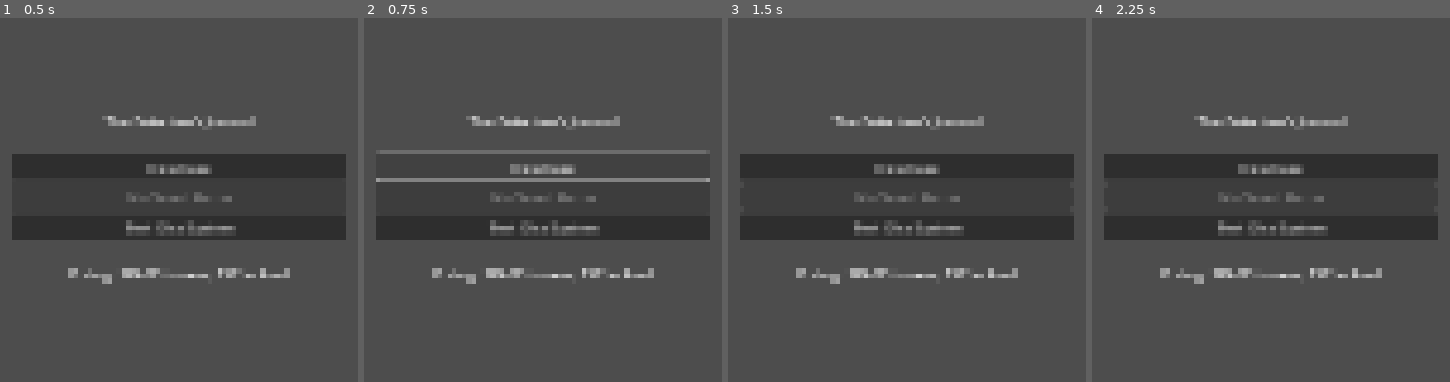
Above: before the commit, frames 1-4 (left to right).
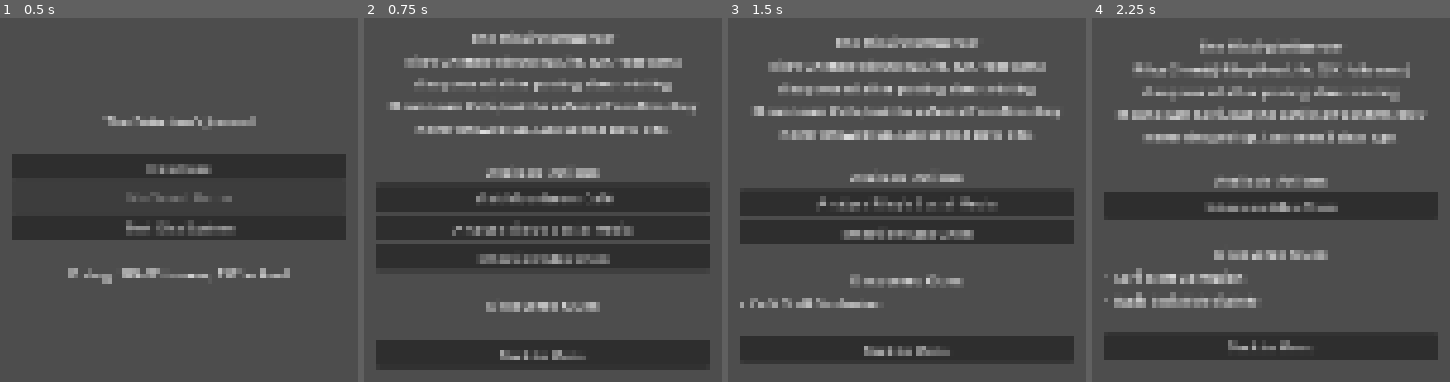
Above: after the commit, the same moments.

Repository: odhranhardy/detectivesjournal
Game: Godot game, scene res://scenes/main.tscn
Two runs of this game, one before a commit and one after it. Both use one fixed random seed, a clock stepped at 60 frames per second and the inputs below.
Inputs (mouse positions are in pixels of both pictures, inside the frame that each line leads up to):
- Up to frame 1 (0.5 s): no input
- Up to frame 2 (0.75 s): click "New Case" at 0.5 s
- Up to frame 3 (1.5 s): click (907, 196) at 1.25 s, where only the run after the commit has a clickable "Visit Moonbeam Café"
- Up to frame 4 (2.25 s): click (1271, 200) at 2 s, where only the run after the commit has a clickable "Analyze Riley's Social Media"

Frame 1 is identical in both runs. In frame 2, 26% of the frame differs, in the area x 3-97%, y 4-97%; in frame 3, 27%; in frame 4, 30%, in the area x 3-97%, y 5-94%.

Commit message:
feat: add investigation scene with dynamic case and action management
Co-authored-by: aider (openrouter/anthropic/claude-sonnet-4) <aider@aider.chat>

Diff:
--- /dev/null
+++ b/scenes/investigation/Investigation.tscn
@@ -0,0 +1,69 @@
+[gd_scene load_steps=2 format=3 uid="uid://investigation_scene"]
+
+[ext_resource type="Script" path="res://scripts/investigation/Investigation.gd" id="1_investigation_script"]
+
+[node name="Investigation" type="Control"]
+layout_mode = 3
+anchors_preset = 15
+anchor_right = 1.0
+anchor_bottom = 1.0
+script = ExtResource("1_investigation_script")
+
+[node name="VBoxContainer" type="VBoxContainer" parent="."]
+layout_mode = 1
+anchors_preset = 8
+anchor_left = 0.5
+anchor_top = 0.5
+anchor_right = 0.5
+anchor_bottom = 0.5
+offset_left = -200.0
+offset_top = -150.0
+offset_right = 200.0
+offset_bottom = 150.0
+grow_horizontal = 2
+grow_vertical = 2
+
+[node name="CaseTitle" type="Label" parent="VBoxContainer"]
+layout_mode = 2
+text = "Case Title"
+horizontal_alignment = 1
+
+[node name="CaseDescription" type="Label" parent="VBoxContainer"]
+layout_mode = 2
+text = "Case description will appear here..."
+horizontal_alignment = 1
+autowrap_mode = 2
+
+[node name="Spacer1" type="Control" parent="VBoxContainer"]
+layout_mode = 2
+custom_minimum_size = Vector2(0, 20)
+
+[node name="ActionsLabel" type="Label" parent="VBoxContainer"]
+layout_mode = 2
+text = "Available Actions:"
+horizontal_alignment = 1
+
+[node name="ActionsContainer" type="VBoxContainer" parent="VBoxContainer"]
+layout_mode = 2
+
+[node name="Spacer2" type="Control" parent="VBoxContainer"]
+layout_mode = 2
+custom_minimum_size = Vector2(0, 20)
+
+[node name="CluesLabel" type="Label" parent="VBoxContainer"]
+layout_mode = 2
+text = "Discovered Clues:"
+horizontal_alignment = 1
+
+[node name="CluesContainer" type="VBoxContainer" parent="VBoxContainer"]
+layout_mode = 2
+
+[node name="Spacer3" type="Control" parent="VBoxContainer"]
+layout_mode = 2
+custom_minimum_size = Vector2(0, 20)
+
+[node name="BackButton" type="Button" parent="VBoxContainer"]
+layout_mode = 2
+text = "Back to Menu"
+
+[connection signal="pressed" from="VBoxContainer/BackButton" to="." method="_on_back_button_pressed"]
--- /dev/null
+++ b/scripts/investigation/Investigation.gd
@@ -0,0 +1,103 @@
+extends Control
+
+@onready var case_title = $VBoxContainer/CaseTitle
+@onready var case_description = $VBoxContainer/CaseDescription
+@onready var actions_container = $VBoxContainer/ActionsContainer
+@onready var clues_container = $VBoxContainer/CluesContainer
+
+func _ready():
+	print("Investigation scene loaded")
+	_update_case_display()
+	_update_actions()
+	_update_clues()
+
+func _update_case_display():
+	"""Update the case title and description"""
+	if GameManager.current_case_data.is_empty():
+		case_title.text = "No Case Loaded"
+		case_description.text = "Please start a case from the main menu."
+		return
+
+	case_title.text = GameManager.current_case_data.get("title", "Unknown Case")
+	case_description.text = GameManager.current_case_data.get("description", "No description available.")
+
+func _update_actions():
+	"""Update the available actions list"""
+	# Clear existing action buttons
+	for child in actions_container.get_children():
+		child.queue_free()
+
+	# Add buttons for each available action
+	for action_id in GameManager.available_actions:
+		var action_data = CaseLoader.get_action_data(GameManager.current_case_data, action_id)
+		var button = Button.new()
+		button.text = action_data.get("title", action_id)
+		button.pressed.connect(_on_action_pressed.bind(action_id))
+		actions_container.add_child(button)
+
+func _update_clues():
+	"""Update the discovered clues list"""
+	# Clear existing clue labels
+	for child in clues_container.get_children():
+		child.queue_free()
+
+	# Add labels for each discovered clue
+	for clue_id in GameManager.discovered_clues:
+		var clue_data = CaseLoader.get_clue_data(GameManager.current_case_data, clue_id)
+		var label = Label.new()
+		label.text = "• " + clue_data.get("title", clue_id)
+		label.horizontal_alignment = HORIZONTAL_ALIGNMENT_LEFT
+		label.autowrap_mode = TextServer.AUTOWRAP_WORD_SMART
+		clues_container.add_child(label)
+
+func _on_action_pressed(action_id: String):
+	"""Handle when an action button is pressed"""
+	print("Action selected: ", action_id)
+
+	var result = GameManager.perform_action(action_id)
+	if not result.get("success", false):
+		print("Action failed: ", result.get("error", "Unknown error"))
+		return
+
+	var action_data = result.get("action_data", {})
+
+	if result.get("requires_dice_roll", false):
+		# Action requires dice roll - transition to dice rolling
+		_start_dice_roll(action_id, action_data)
+	else:
+		# Action doesn't require dice roll - resolve immediately
+		var clue_result = GameManager.resolve_action_with_dice_result(action_id, true)
+		_show_action_result(action_data, clue_result)
+
+func _start_dice_roll(action_id: String, action_data: Dictionary):
+	"""Start dice rolling for an action"""
+	var skill = action_data.get("skill_required", "observation")
+	var difficulty = action_data.get("difficulty", 11)
+	var modifier = GameManager.get_skill_modifier(skill)
+
+	print("Starting dice roll for %s: %s +%d vs %d" % [action_data.get("title", action_id), skill, modifier, difficulty])
+
+	# TODO: Transition to dice rolling scene
+	# For now, simulate dice roll
+	var dice_result = (randi() % 6 + 1) + (randi() % 6 + 1) + modifier
+	var success = dice_result >= difficulty
+
+	var clue_result = GameManager.resolve_action_with_dice_result(action_id, success)
+	_show_action_result(action_data, clue_result)
+
+func _show_action_result(action_data: Dictionary, clue_result: Dictionary):
+	"""Show the result of an action"""
+	var clue_data = clue_result.get("clue_data", {})
+	var success = clue_result.get("success", false)
+
+	print("Action result: ", action_data.get("title", "Unknown"))
+	print("Success: ", success)
+	print("Clue: ", clue_data.get("title", "No clue"))
+
+	# Refresh the UI
+	_update_actions()
+	_update_clues()
+
+func _on_back_button_pressed():
+	"""Return to main menu"""
+	get_tree().change_scene_to_file("res://scenes/main.tscn")
--- a/scripts/main.gd
+++ b/scripts/main.gd
@@ -23,15 +23,17 @@
 
 func _on_new_game_pressed():
 	print("Starting new case...")
-	# TODO: Load case selection scene or start first case
-	GameManager.start_case("missing_influencer")
-	print("Started case: The Missing Influencer")
+	if GameManager.start_case("missing_influencer"):
+		print("Case loaded successfully - transitioning to investigation")
+		get_tree().change_scene_to_file("res://scenes/investigation/Investigation.tscn")
+	else:
+		print("Failed to load case")
 
 func _on_continue_pressed():
 	print("Loading saved game...")
 	if SaveSystem.load_game():
-		print("Game loaded successfully")
-		# TODO: Load investigation scene with current case
+		print("Game loaded successfully - transitioning to investigation")
+		get_tree().change_scene_to_file("res://scenes/investigation/Investigation.tscn")
 	else:
 		print("Failed to load game")
 
